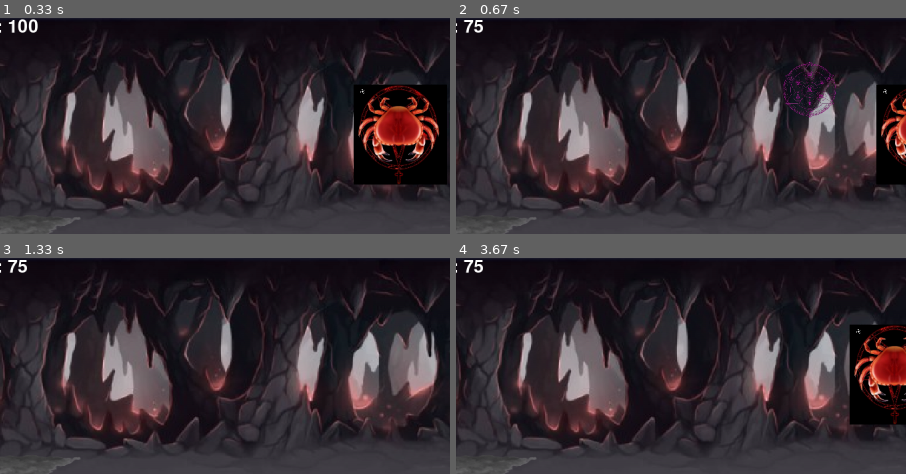
Above: before the commit, frames 1-4 (two rows, left to right).
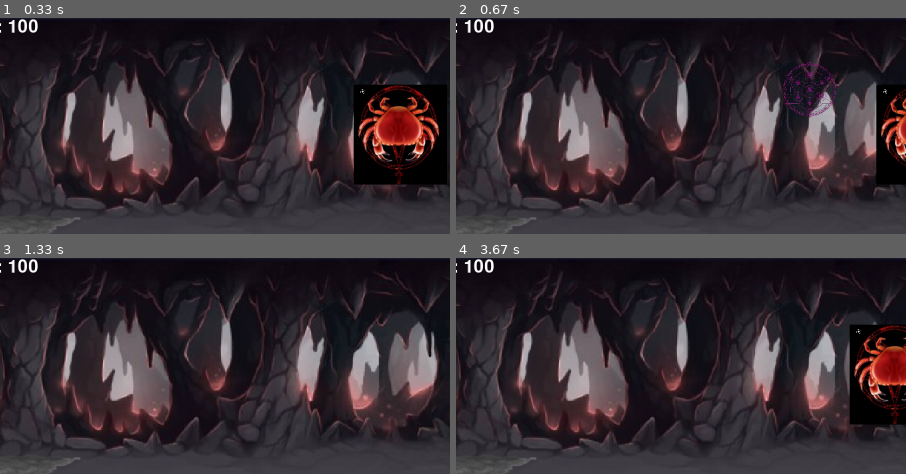
Above: after the commit, the same moments.

Repository: GiveMeMissile/Pentacrab_Pygame
Game: pygame game, started from Pentacrab.py
Same seed, same stepped clock (60 frames per second), same inputs: the game is played once before the commit and once after it.
Inputs:
- Up to frame 1 (0.33 s): no input
- Up to frame 2 (0.67 s): hold Up from 0.33 s (still down)
- Up to frame 3 (1.33 s): release Up at 0.8 s; hold Right from 0.83 s (still down); hold D from 0.83 s (still down)
- Up to frame 4 (3.67 s): release Right at 1.47 s; release D at 1.47 s; hold Left 1.5-1.97 s; hold A 1.5-1.97 s; hold Right 2-2.47 s; hold D 2-2.47 s; hold Up 2.5-2.8 s; hold W 2.5-2.8 s; hold Right 2.83-3.3 s; hold D 2.83-3.3 s; hold Left from 3.33 s (still down); hold A from 3.33 s (still down)
The pictures show only the part of the screen within x 13-63%, y 0-50%; the shares and areas given below are measured in that part.

Frame 1 is identical in both runs. In frame 2, 0.2% of the frame differs, in the area x 1-9%, y 0-7%; in frame 3, 0.2%; in frame 4, 0.2%.

Commit message:
Update Pentacrab.py
Began to add boss attacks and also finished the immunity frames.

Diff:
--- a/Pentacrab.py
+++ b/Pentacrab.py
@@ -59,6 +59,7 @@
 BOSS_HITBOX = pygame.Rect(X - 50, BOSS_Y, BOSS_WIDTH, BOSS_HEIGHT)
 BOSS_MOVEMENT = 5
 BOSS_CONTACT_DAMAGE = 3
+BOSS_ATTACK_DELAY = 5000
 
 BOSS_IMAGE = pygame.transform.scale(pygame.image.load(os.path.join("Pentacrab_Assets", "Pentacrab.png")), (BOSS_WIDTH + 40, BOSS_HEIGHT + 50))
 
@@ -256,32 +257,50 @@
     elif not victory:
         BOSS_HITBOX.x -= BOSS_MOVEMENT
 
+def boss_attack_handler():
+    global  boss_attack, boss_attack_timer
+    if boss_attack:
+        boss_attack_timer = current_time
+        boss_attack = False
+    if current_time - boss_attack_timer >= BOSS_ATTACK_DELAY and not boss_attack:
+        boss_attack = True
+
 def boss_health_manager():
-    global boss_health, victory
-    for portal_hitbox in tp_hitbox:
-        if BOSS_HITBOX.colliderect(portal_hitbox):
-            boss_health -= 5
+    global boss_health, victory, boss_immunity, boss_immunity_timer
+    if not boss_immunity:
+        boss_immunity = True
+        boss_immunity_timer = current_time
+        for portal_hitbox in tp_hitbox:
+            if BOSS_HITBOX.colliderect(portal_hitbox):
+                boss_health -= 5
+    if current_time - boss_immunity_timer >= IMMUNITY:
+        boss_immunity = False
     if boss_health <= 0:
         BOSS_HITBOX.y -= 500
         victory = True
 
 def player_health_manager():
-    global player_health, boss_immunity, boss_immunity_timer
-    if not boss_immunity:
+    global player_health, player_immunity, player_immunity_timer
+    if not player_immunity:
         if HITBOX.colliderect(BOSS_HITBOX):
             player_health -= BOSS_CONTACT_DAMAGE
-            boss_immunity = True
-            boss_immunity_timer = current_time
-    if current_time - boss_immunity_timer >= IMMUNITY and boss_immunity:
-        boss_immunity = False
+            player_immunity = True
+            player_immunity_timer = current_time
+    if current_time - player_immunity_timer >= IMMUNITY and player_immunity:
+        player_immunity = False
 
 def main():
     global run, Jump, decent, falling, initial_height, tele_up, current_time, tp_delay, \
         tele_left, tp_cooldown, tele_right, left, tp_hitbox, tp, boss_right, boss_health, \
-        player_health, victory, boss_immunity, boss_immunity_timer
+        player_health, victory, player_immunity, player_immunity_timer, boss_immunity_timer,\
+        boss_immunity, boss_attack, boss_attack_timer
     location_reset()
+    boss_attack_timer = 0
+    boss_attack = False
     boss_immunity_timer = 99999999
     boss_immunity = False
+    player_immunity_timer = 99999999
+    player_immunity = False
     victory = False
     boss_right = True
     boss_health = 100
@@ -335,6 +354,7 @@
         teleport_visual()
         teleport_movement()
         player_movements()
+        boss_attack_handler()
         boss_health_manager()
         player_health_manager()
         boss_movement()
